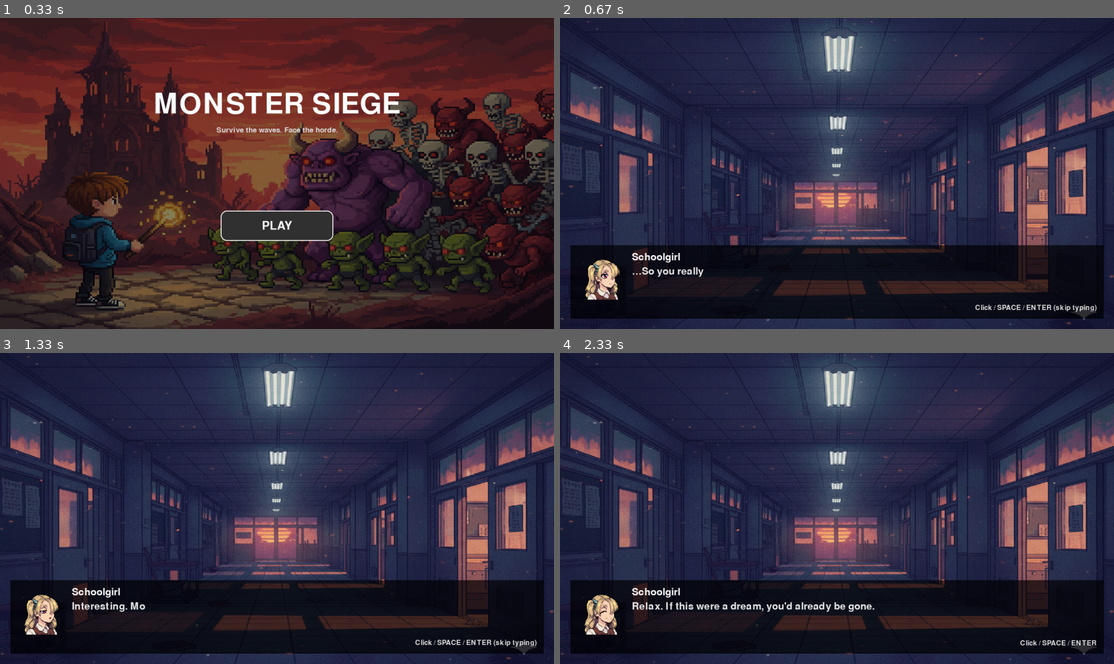
Above: before the commit, frames 1-4 (two rows, left to right).
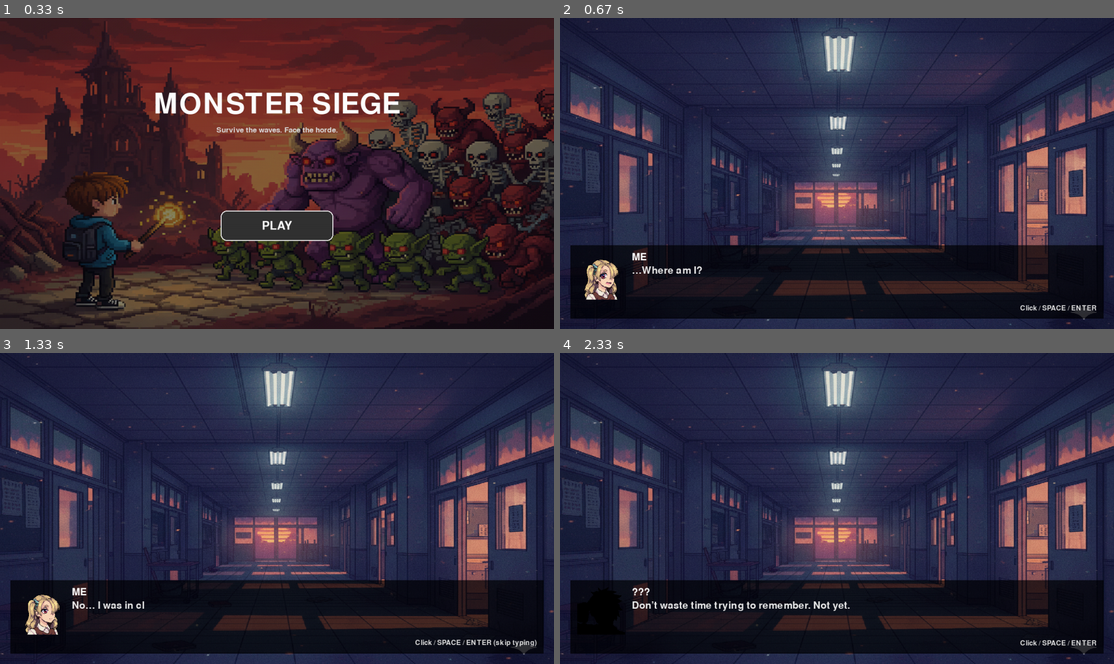
Above: after the commit, the same moments.

Repository: Mikegt106/Pygame_dev
Game: pygame game, started from main.py
The game is run twice, just before and just after one commit, with the same random seed, the same clock (stepped at 60 frames per second) and the same inputs.
Inputs (mouse positions are in pixels of both pictures, inside the frame that each line leads up to):
- Up to frame 1 (0.33 s): no input
- Up to frame 2 (0.67 s): click "PLAY" at 0.38 s
- Up to frame 3 (1.33 s): click (144, 511) at 0.72 s; click (105, 580) at 1.05 s
- Up to frame 4 (2.33 s): click (704, 446) at 1.88 s; click (842, 539) at 2.22 s

Frame 1 is identical in both runs. In frame 2, 1.1% of the frame differs, in the area x 4-97%, y 75-95%; in frame 3, 0.8%; in frame 4, 1.5%, in the area x 4-57%, y 75-91%.

Commit message:
Starting_dialogue fixes

Diff:
--- a/dialogue/intro.py
+++ b/dialogue/intro.py
@@ -1,81 +1,114 @@
 # dialogue/intro.py
 
 def get_intro_lines():
-    F = "assets/Schoolgirl/Faces/"
-    S = "assets/Scenes/"
+    SG = "assets/Dialogue/Faces/Schoolgirl/"
+    MY = "assets/Dialogue/Faces/Mysterious/"
+    SCENE = "assets/Scenes/intro_hallway.png"
+
+    Darkout = (0,0,0)
+
 
     return [
+        # --- Wake up ---
         {
-            "scene": S + "intro_hallway.png",
-            "name": "Schoolgirl",
-            "face": F + "Calm.png",
-            "text": "…So you really woke up here."
+            "name": "ME",
+            "face": SG + "Awkwardness.png",
+            "scene": SCENE,
+            "text": "…Where am I?"
         },
 
         {
-            "scene": S + "intro_hallway.png",
-            "name": "Schoolgirl",
-            "face": F + "Indifference.png",
-            "text": "Interesting. Most of them stay asleep."
+            "name": "???",
+            "face": MY + "Calm.png",
+            "scene": SCENE,
+            "tint": Darkout,
+            "text": "Awake already."
         },
 
         {
-            "name": "Schoolgirl",
-            "face": F + "Smile.png",
-            "text": "Relax. If this were a dream, you'd already be gone."
+            "name": "ME",
+            "face": SG + "Calm.png",
+            "scene": SCENE,
+            "text": "No… I was in class. Then— lights out."
         },
 
         {
-            "name": "Schoolgirl",
-            "face": F + "Calm.png",
-            "text": "This place used to be loud. Bells. Footsteps. Voices."
+            "name": "???",
+            "face": MY + "Special.png",
+            "scene": SCENE,
+            "tint": Darkout,
+            "text": "Don’t waste time trying to remember. Not yet."
+        },
+
+        # --- Discomfort ---
+        {
+            "name": "ME",
+            "face": SG + "Indifference.png",
+            "scene": SCENE,
+            "text": "My body feels heavy… like I’m stuck in a bad dream."
         },
 
         {
-            "name": "Schoolgirl",
-            "face": F + "Awkwardness.png",
-            "text": "Now it only responds to movement… and fear."
+            "name": "???",
+            "face": MY + "Aggression.png",
+            "scene": SCENE,
+            "tint": Darkout,
+            "text": "You are. But dreams still bite."
+        },
+
+        # --- Regaining control ---
+        {
+            "name": "ME",
+            "face": SG + "Calm.png",
+            "scene": SCENE,
+            "text": "Okay… breathe. Focus."
         },
 
         {
-            "name": "Schoolgirl",
-            "face": F + "Indifference.png",
-            "text": "They will come in waves. They always do."
+            "name": "???",
+            "face": MY + "Talk.png",
+            "scene": SCENE,
+            "tint": Darkout,
+            "text": "Waves will come. You survive, you learn."
         },
 
         {
-            "name": "Schoolgirl",
-            "face": F + "Passive aggression.png",
-            "text": "Timing matters more than strength. Swing wildly and you won’t last."
+            "name": "ME",
+            "face": SG + "Passion.png",
+            "scene": SCENE,
+            "text": "So it’s that kind of place… Fine."
+        },
+
+        # --- Rules / threat ---
+        {
+            "name": "???",
+            "face": MY + "Smile.png",
+            "scene": SCENE,
+            "tint": Darkout,
+            "text": "Good. Then listen."
         },
 
         {
-            "name": "Schoolgirl",
-            "face": F + "Calm.png",
-            "text": "Defend when you must. Hesitate when you can."
+            "name": "???",
+            "face": MY + "Special.png",
+            "scene": SCENE,
+            "tint": Darkout,
+            "text": "Attack with LEFT CLICK or ENTER. Block with RIGHT CLICK or E."
         },
 
         {
-            "name": "Schoolgirl",
-            "face": F + "Passion.png",
-            "text": "Coins fall from mistakes. Collect them. Mistakes have value here."
+            "name": "ME",
+            "face": SG + "Smile.png",
+            "scene": SCENE,
+            "text": "Got it."
         },
 
+        # --- Final hook ---
         {
-            "name": "Schoolgirl",
-            "face": F + "Smile.png",
-            "text": "Don’t bother looking for exits."
-        },
-
-        {
-            "name": "Schoolgirl",
-            "face": F + "Calm.png",
-            "text": "When the bell rang… no one left."
-        },
-
-        {
-            "name": "Schoolgirl",
-            "face": F + "Passion.png",
-            "text": "Stay alive long enough… and maybe you’ll understand why."
+            "name": "???",
+            "face": MY + "Special.png",
+            "scene": SCENE,
+            "tint": Darkout,
+            "text": "When the bell rings… don’t look back."
         },
     ]
--- a/ui/dialogue_ui.py
+++ b/ui/dialogue_ui.py
@@ -204,10 +204,19 @@
         shown_text = full_text[: self._shown_chars]
 
         # face
+        tint = cur.get("tint", None)
+
         face_x = box_rect.x + self.padding
         face_y = box_rect.y + self.padding
         if face_path:
             face = self._load_face(face_path)
+
+            if tint is not None:
+                # tint = (0,0,0) => volledig zwart silhouette
+                tinted = face.copy()
+                tinted.fill(tint, special_flags=pygame.BLEND_RGBA_MULT)
+                face = tinted
+
             self.screen.blit(face, (face_x, face_y))
 
         # name + text
Binary file added: assets/Dialogue/Faces/Mysterious/Aggression.png
Binary file added: assets/Dialogue/Faces/Mysterious/Calm.png
Binary file added: assets/Dialogue/Faces/Mysterious/Sadness.png
Binary file added: assets/Dialogue/Faces/Mysterious/Smile.png
Binary file added: assets/Dialogue/Faces/Mysterious/Special.png
Binary file added: assets/Dialogue/Faces/Mysterious/Talk.png
Renamed: assets/Schoolgirl/Faces/Awkwardness.png -> assets/Dialogue/Faces/Schoolgirl/Awkwardness.png
Renamed: assets/Schoolgirl/Faces/Calm.png -> assets/Dialogue/Faces/Schoolgirl/Calm.png
Renamed: assets/Schoolgirl/Faces/Indifference.png -> assets/Dialogue/Faces/Schoolgirl/Indifference.png
Renamed: assets/Schoolgirl/Faces/Passion.png -> assets/Dialogue/Faces/Schoolgirl/Passion.png
Renamed: assets/Schoolgirl/Faces/Passive aggression.png -> assets/Dialogue/Faces/Schoolgirl/Passive aggression.png
Renamed: assets/Schoolgirl/Faces/Smile.png -> assets/Dialogue/Faces/Schoolgirl/Smile.png
(and 2 more such lines)
